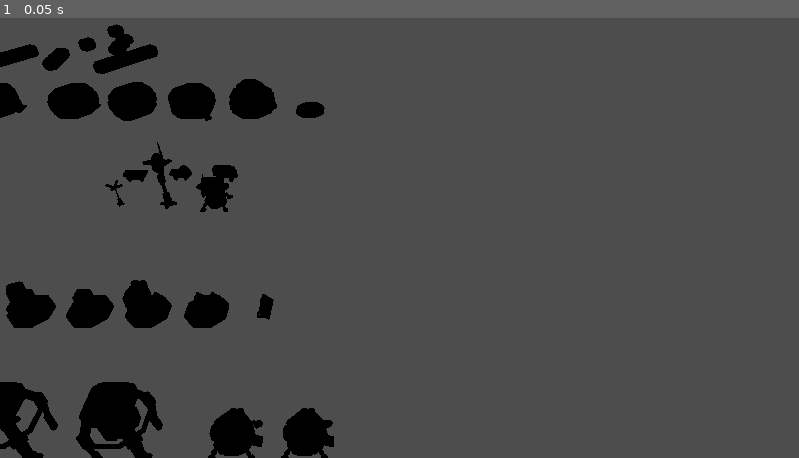
Above: before the commit, frame 1.
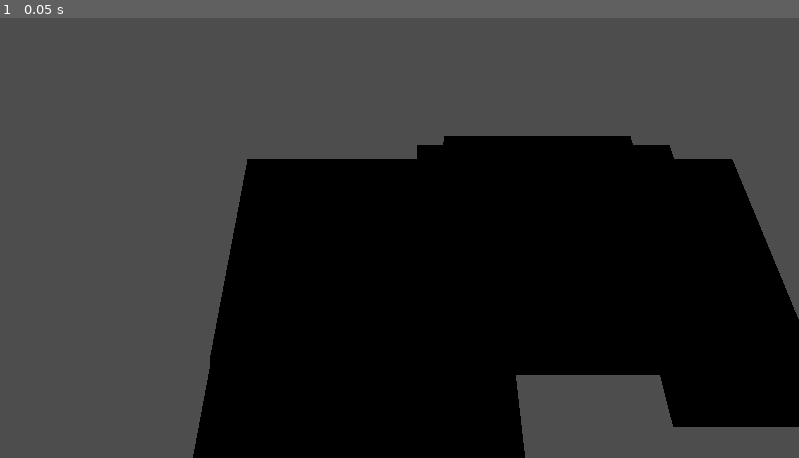
Above: after the commit, the same moment.

Repository: GesunderApfel/SpaceBaseBuilder
Game: Godot game, scene res://scenes/base_builder_level.tscn
Two runs of this game, one before a commit and one after it. Both use one fixed random seed, a clock stepped at 60 frames per second and the inputs below. The project has no main scene, so this scene is started directly.
Inputs:
- Up to frame 1 (0.05 s): no input

The runs differ from the first frame. In frame 1, 50% of the frame differs, in the area x 0-100%, y 1-100%.

Commit message:
Base Building level 1 to 5

Diff:
--- a/scenes/base_builder_level.tscn
+++ b/scenes/base_builder_level.tscn
@@ -61,14 +61,14 @@
 [node name="BaseBuilderLevel" type="Node"]
 
 [node name="Camera3D" type="Camera3D" parent="."]
-transform = Transform3D(-4.37114e-08, 0.642788, -0.766044, 0, 0.766044, 0.642788, 1, 2.80971e-08, -3.34849e-08, -28.32, 15.683, -2.346)
+transform = Transform3D(1, 0, 0, 0, 0.766044, 0.642788, 0, -0.642788, 0.766044, 1.5557, 71.1801, 95.4619)
 visible = false
-fov = 39.7
-size = 20.0
+fov = 24.2
 
 [node name="GridMap" type="GridMap" parent="."]
 
 [node name="All Assets" type="Node3D" parent="."]
+transform = Transform3D(1, 0, 0, 0, 1, 0, 0, 0, 1, -74.5041, 0, 0)
 
 [node name="basemodule_A2" parent="All Assets" instance=ExtResource("3_biqyf")]
 transform = Transform3D(1, 0, 0, 0, 1, 0, 0, 0, 1, 0.274757, 0, -12.9328)
@@ -240,3 +240,68 @@
 
 [node name="windturbine_tall3" parent="All Assets" instance=ExtResource("2_wyl1g")]
 transform = Transform3D(1, 0, 0, 0, 1, 0, 0, 0, 1, -7.72524, 0, -11.9328)
+
+[node name="Level" type="Node3D" parent="."]
+
+[node name="Ground" type="Node3D" parent="Level"]
+transform = Transform3D(1, 0, 0, 0, 1, 0, 0, 0, 1, 0, -1, 0)
+
+[node name="terrain_tall8" parent="Level/Ground" instance=ExtResource("50_h2h4c")]
+transform = Transform3D(28, 0, 0, 0, 1, 0, 0, 0, 15.8123, 12, 0, 13)
+
+[node name="terrain_tall6" parent="Level/Ground" instance=ExtResource("50_h2h4c")]
+transform = Transform3D(14, 0, 0, 0, 1, 0, 0, 0, 8, -1.85285, 0, 36.7779)
+
+[node name="terrain_tall7" parent="Level/Ground" instance=ExtResource("50_h2h4c")]
+transform = Transform3D(7, 0, 0, 0, 1, 0, 0, 0, 3.2, 32.9397, 0, 31.8338)
+
+[node name="terrain_tall4" parent="Level/Ground" instance=ExtResource("50_h2h4c")]
+transform = Transform3D(14.4, 0, 0, 0, 1, 0, 0, 0, 5.67, 18, 2, 2.88693)
+
+[node name="terrain_tall5" parent="Level/Ground" instance=ExtResource("50_h2h4c")]
+transform = Transform3D(10.4813, 0, 0, 0, 0.999814, 0, 0, 0, 3.02344, 17, 4, 1.36344)
+
+[node name="Upgradable_Base" type="Node3D" parent="Level"]
+
+[node name="Level1" type="Node3D" parent="Level/Upgradable_Base"]
+
+[node name="basemodule_C3" parent="Level/Upgradable_Base/Level1" instance=ExtResource("5_ud78g")]
+transform = Transform3D(1, 0, 0, 0, 1, 0, 0, 0, 1, 19.7702, 0, 17.6366)
+
+[node name="Level2" type="Node3D" parent="Level/Upgradable_Base"]
+
+[node name="basemodule_B3" parent="Level/Upgradable_Base/Level2" instance=ExtResource("4_66785")]
+transform = Transform3D(1, 0, 0, 0, 1, 0, 0, 0, 1, 19.75, 0, 17.6491)
+
+[node name="Level3" type="Node3D" parent="Level/Upgradable_Base"]
+
+[node name="basemodule_garage3" parent="Level/Upgradable_Base/Level3" instance=ExtResource("8_0qaek")]
+transform = Transform3D(1, 0, 0, 0, 1, 0, 0, 0, 1, 25.3897, -0.000200033, 17.5894)
+
+[node name="basemodule_B4" parent="Level/Upgradable_Base/Level3" instance=ExtResource("4_66785")]
+transform = Transform3D(1, 0, 0, 0, 1, 0, 0, 0, 1, 19.75, 0, 17.6491)
+
+[node name="tunnel_diagonal_long_A3" parent="Level/Upgradable_Base/Level3" instance=ExtResource("52_hbq6t")]
+transform = Transform3D(0.707107, 0, 0.707107, 0, 1, 0, -0.707107, 0, 0.707107, 22.5676, 0.0595673, 17.5575)
+
+[node name="Level4" type="Node3D" parent="Level/Upgradable_Base"]
+
+[node name="basemodule_A3" parent="Level/Upgradable_Base/Level4" instance=ExtResource("3_biqyf")]
+transform = Transform3D(1, 0, 0, 0, 1, 0, 0, 0, 1, 17.7706, 0, 17.6794)
+
+[node name="basemodule_garage4" parent="Level/Upgradable_Base/Level4" instance=ExtResource("8_0qaek")]
+transform = Transform3D(1, 0, 0, 0, 1, 0, 0, 0, 1, 25.3897, -0.000200033, 17.5894)
+
+[node name="basemodule_B5" parent="Level/Upgradable_Base/Level4" instance=ExtResource("4_66785")]
+transform = Transform3D(1, 0, 0, 0, 1, 0, 0, 0, 1, 19.75, 0, 17.6491)
+
+[node name="tunnel_diagonal_long_A4" parent="Level/Upgradable_Base/Level4" instance=ExtResource("52_hbq6t")]
+transform = Transform3D(0.707107, 0, 0.707107, 0, 1, 0, -0.707107, 0, 0.707107, 22.5676, 0.0595673, 17.5575)
+
+[node name="Level5" type="Node3D" parent="Level/Upgradable_Base"]
+
+[node name="basemodule_E3" parent="Level/Upgradable_Base/Level5" instance=ExtResource("7_5d2e0")]
+transform = Transform3D(1, 0, 4.37114e-08, 0, 1, 0, -4.37114e-08, 0, 1, 19.7445, 1, 15.7531)
+
+[node name="basemodule_D3" parent="Level/Upgradable_Base/Level5" instance=ExtResource("6_cv81p")]
+transform = Transform3D(1, 0, 0, 0, 1, 0, 0, 0, 1, 19.7198, 0, 15.7343)
